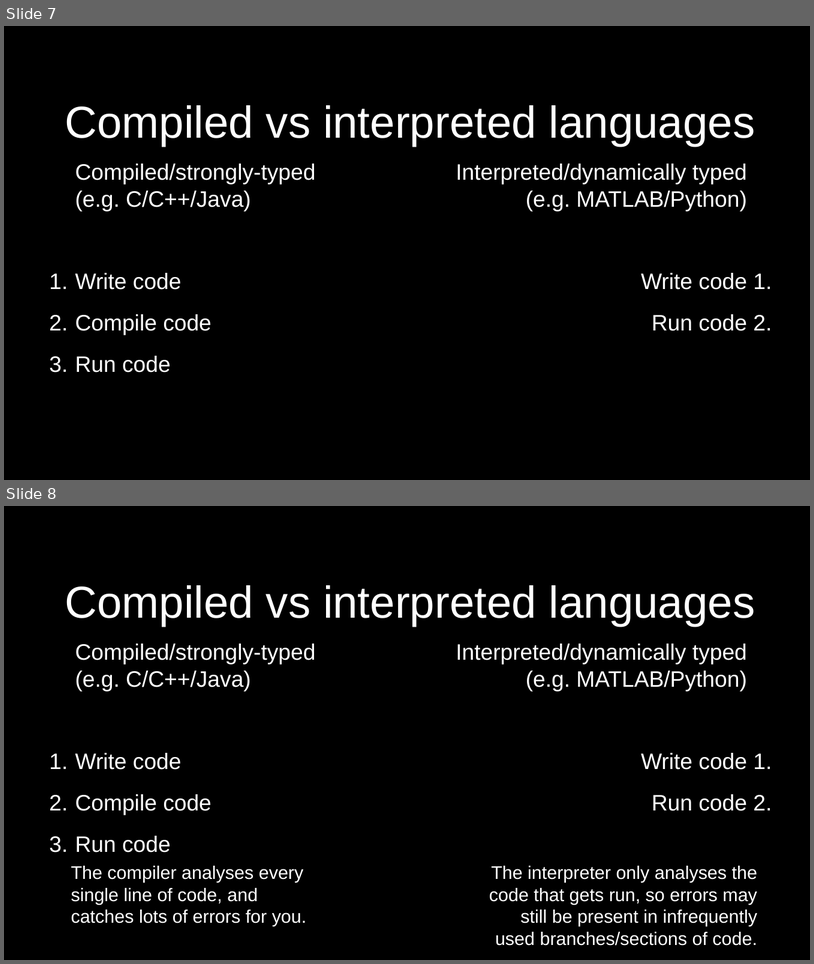
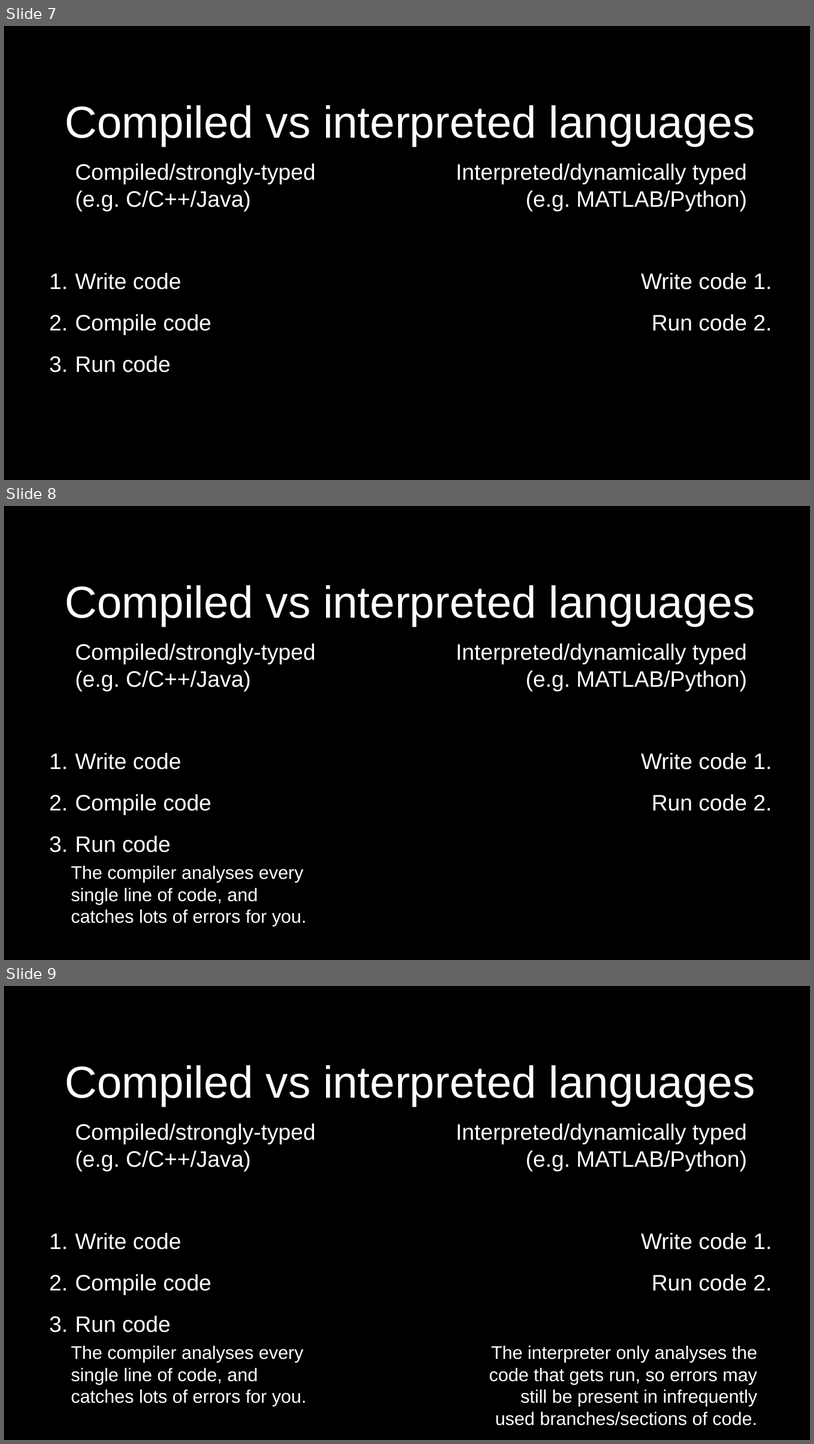
Before and after one commit to pauldmccarthy/fmrib-analysis-group-31-march-2020, a slide deck: presentation/presentation.odp. Shown one above the other, each under a label of ours: slides 7 and 8 before the commit, slides 7, 8 and 9 after it. The pictures are 814x964 and 814x1444 pixels, drawn with LibreOffice and Linux fonts; fonts in the diff are those of the drawing. Boxes give left, top, right and bottom in pixels: in the first picture for what was removed or moved away, otherwise in the second. Text is boxed around its words. In the diff, an @@ line names an element or a change of style, - is before the commit and + after.

```diff
--- a/presentation/presentation.odp
+++ b/presentation/presentation.odp
@@ slide 8 added at (4, 506, 810, 960), background #000000 @@
@@ title added at (65, 585, 756, 626), 44 pt, text #FFFFFF @@
+Compiled vs interpreted languages
@@ text added at (75, 643, 316, 852), 22 pt, text #FFFFFF @@
+Compiled/strongly-typed
+(e.g. C/C++/Java)
+1. Write code
+2. Compile code
+3. Run code
@@ text added at (456, 643, 772, 811), 22 pt, text #FFFFFF @@
+Interpreted/dynamically typed
+(e.g. MATLAB/Python)
+Write code 1.
+Run code 2.
@@ text added at (71, 865, 307, 926), 18 pt, text #FFFFFF @@
+The compiler analyses every single line of code, and catches lots of errors for you.
@@ what was slide 8 is now slide 9 @@
```
Also in this commit, not shown: 5 slides changed, 9 other slides added, 1 other file.
